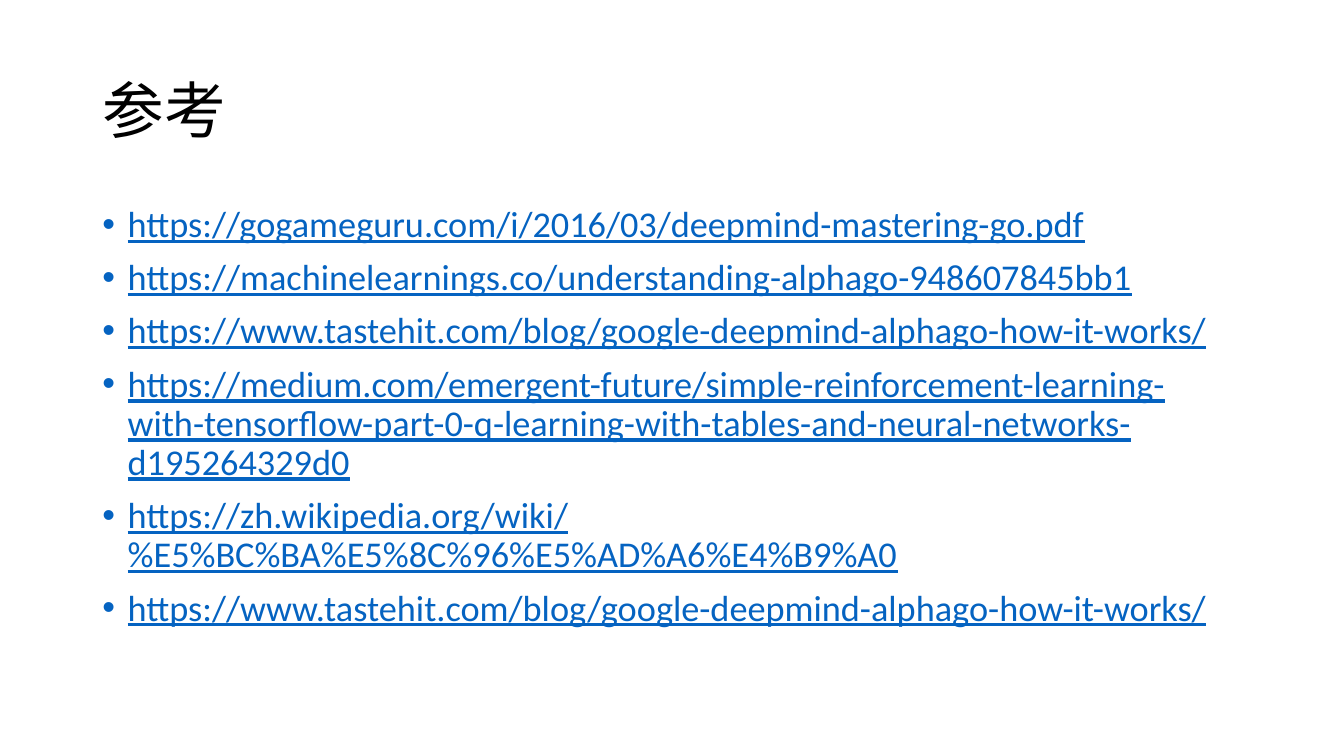
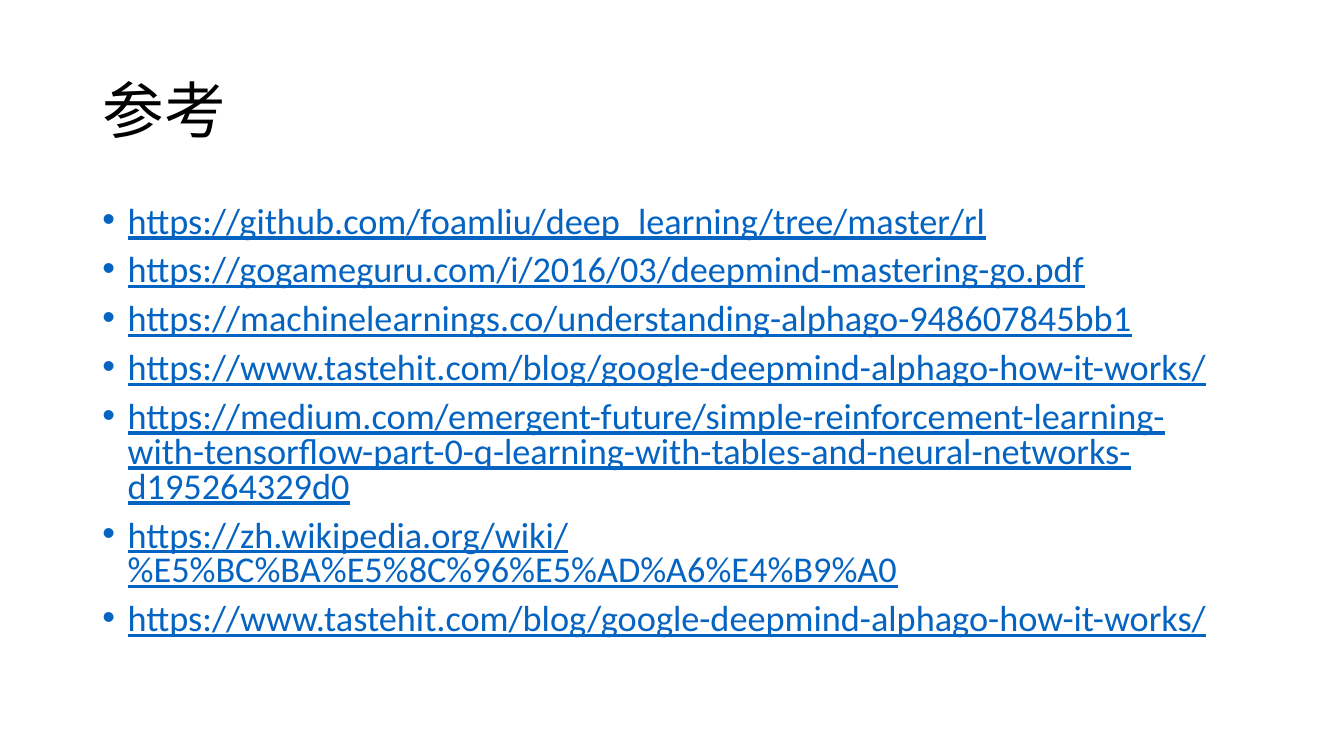
Before and after one commit to foamliu/Learning-DL, a slide deck: slide 10 of rl/RL.pptx. Drawn at 1344x756 pixels with LibreOffice and Linux fonts; fonts in the diff are those of the drawing. Boxes give left, top, right and bottom in pixels: in the first picture for what was removed or moved away, otherwise in the second. Text is boxed around its words. In the diff, an @@ line names an element or a change of style, - is before the commit and + after.

Commit message:
update slide

```diff
--- a/rl/RL.pptx
+++ b/rl/RL.pptx
@@ text at [128,208,985,241]: paragraph added @@
+• https://github.com/foamliu/deep_learning/tree/master/rl
@@ text at [128,256,1206,638]: line spacing 0.9 to 0.8 @@
```
Also in this commit, not shown: 1 other slide changed, 2 other files.
